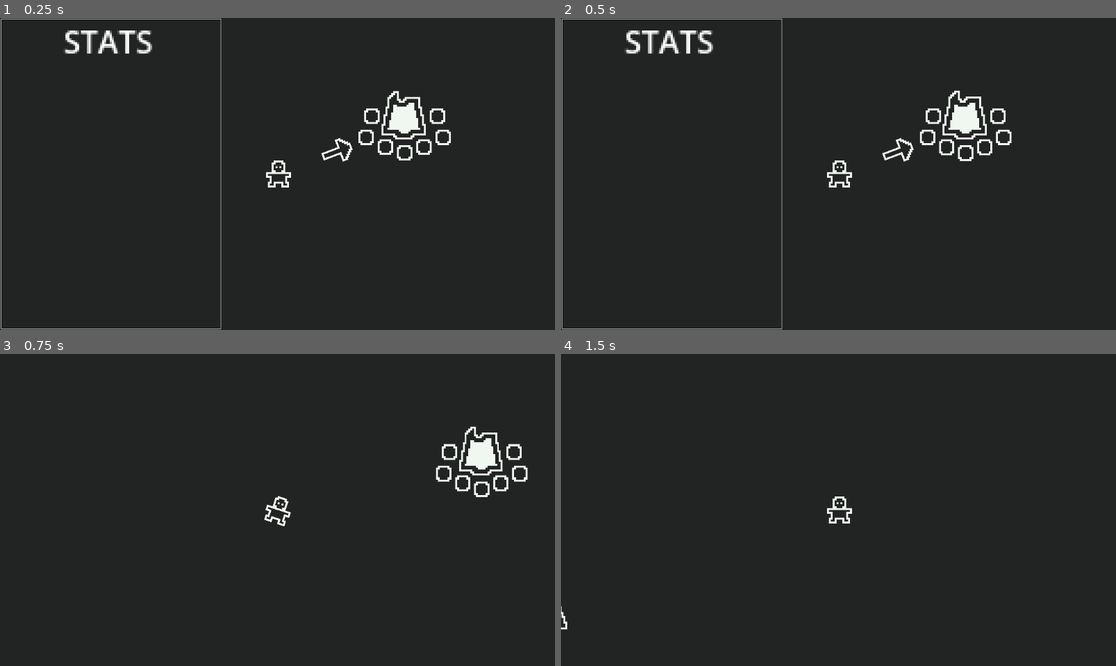
Above: before the commit, frames 1-4 (two rows, left to right).
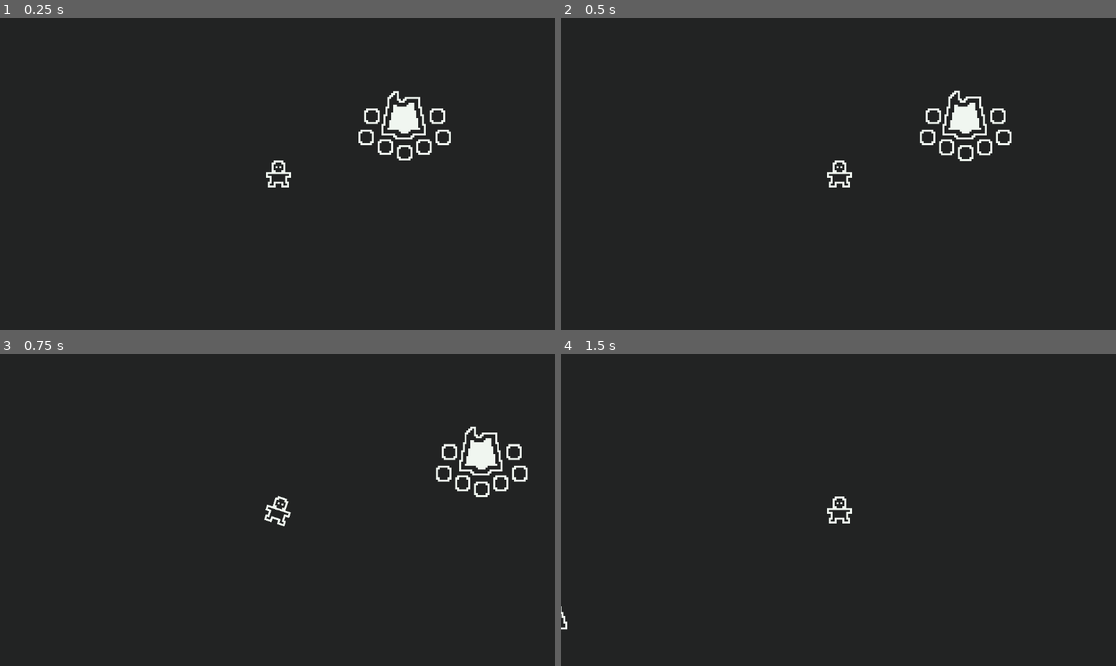
Above: after the commit, the same moments.

Repository: ArthurNaue/survival
Game: Godot game, scene res://scenes/world/root/world.tscn
Same seed, same stepped clock (60 frames per second), same inputs: the game is played once before the commit and once after it.
Inputs (mouse positions are in pixels of both pictures, inside the frame that each line leads up to):
- Up to frame 1 (0.25 s): no input
- Up to frame 2 (0.5 s): no input
- Up to frame 3 (0.75 s): move the mouse to (399, 494) at 0.52 s; hold A (A) from 0.53 s (still down)
- Up to frame 4 (1.5 s): tap D (D) at 0.8, 1.35 s; move the mouse to (727, 525) at 1.27 s; release A (A) at 1.28 s

The runs differ from the first frame. In frame 1, 1.3% of the frame differs, in the area x 0-64%, y 0-100%; in frame 2, 1.3%; in frame 3, nothing differs; in frame 4, nothing differs.

Commit message:
adicionei um shader que forca as cores a se adaptarem a paleta

Diff:
--- /dev/null
+++ b/assets/shaders/adaptColorPallete/root/adaptColorPalleteShader.gdshader
@@ -0,0 +1,32 @@
+shader_type canvas_item;
+
+uniform sampler2D palette: filter_nearest;
+uniform sampler2D screen_texture: hint_screen_texture, filter_nearest;
+
+void fragment() {
+	float best_diff = 4.00;
+	ivec2 pal_size = textureSize(palette, 0);
+
+	// Palette row scan
+	for (int y = 0; y < pal_size.y; y += 1)
+	{
+		// Palette column scan
+		for (int x = 0; x < pal_size.x; x += 1)
+		{
+			vec3 scr_pix = texture(screen_texture, SCREEN_UV).rgb;
+			vec3 pal_pix = texelFetch(palette, ivec2(x, y), 0).rgb;
+
+			// Slightly faster than distance()
+			float this_diff = (
+				abs(scr_pix.r - pal_pix.r) +
+				abs(scr_pix.g - pal_pix.g) +
+				abs(scr_pix.b - pal_pix.b));
+
+			if (this_diff < best_diff)
+			{
+				best_diff = this_diff;
+				COLOR.rgb = pal_pix.rgb;
+			}
+		}
+	}
+}
--- a/scenes/entities/player/root/player.tscn
+++ b/scenes/entities/player/root/player.tscn
@@ -92,6 +92,7 @@
 shape = SubResource("RectangleShape2D_7l67m")
 
 [node name="gui" type="CanvasLayer" parent="."]
+visible = false
 
 [node name="inventoryRect" type="ColorRect" parent="gui"]
 offset_left = 2.0
--- a/scenes/world/root/world.tscn
+++ b/scenes/world/root/world.tscn
@@ -1,9 +1,15 @@
-[gd_scene load_steps=7 format=4 uid="uid://cuqhbkv4j2b1s"]
+[gd_scene load_steps=10 format=4 uid="uid://cuqhbkv4j2b1s"]
 
 [ext_resource type="PackedScene" uid="uid://brqvbt8euur7w" path="res://scenes/entities/player/root/player.tscn" id="1_orl44"]
 [ext_resource type="Script" path="res://scripts/world/root/world.gd" id="1_w3wjl"]
 [ext_resource type="PackedScene" uid="uid://bf6dnfpckiet0" path="res://scenes/world/campfire/root/campfire.tscn" id="3_4y18a"]
 [ext_resource type="Texture2D" uid="uid://cy2kk2fomrxuf" path="res://assets/images/tilemap/root/forest.png" id="3_2353t"]
+[ext_resource type="Shader" path="res://assets/shaders/adaptColorPallete/root/adaptColorPalleteShader.gdshader" id="5_0qmt5"]
+[ext_resource type="Texture2D" uid="uid://df6jn1bi6bye" path="res://assets/images/pallete/root/gameColorPallete.png" id="6_qahwo"]
+
+[sub_resource type="ShaderMaterial" id="ShaderMaterial_ad4y0"]
+shader = ExtResource("5_0qmt5")
+shader_parameter/palette = ExtResource("6_qahwo")
 
 [sub_resource type="TileSetAtlasSource" id="TileSetAtlasSource_hbgas"]
 texture = ExtResource("3_2353t")
@@ -25,10 +31,20 @@
 physics_layer_0/collision_mask = 2
 sources/0 = SubResource("TileSetAtlasSource_hbgas")
 
-[node name="world" type="Node2D" node_paths=PackedStringArray("resourceObjects", "constructionObjects") groups=["world"]]
+[node name="world" type="Node2D" node_paths=PackedStringArray("resourceObjects", "constructionObjects", "forceColorPalleteShader") groups=["world"]]
 script = ExtResource("1_w3wjl")
 resourceObjects = NodePath("resourceObjects")
 constructionObjects = NodePath("constructionObjects")
+forceColorPalleteShader = NodePath("forceColorPalleteShader")
+
+[node name="forceColorPalleteShader" type="ColorRect" parent="."]
+top_level = true
+material = SubResource("ShaderMaterial_ad4y0")
+offset_left = -1648.0
+offset_top = -51.0
+offset_right = -496.0
+offset_bottom = 597.0
+pivot_offset = Vector2(576, 324)
 
 [node name="TileMapLayer" type="TileMapLayer" parent="."]
 tile_map_data = PackedByteArray("AAD4/wAAAAAAAAAAAAD4/wEAAAAAAAAAAAD4/wIAAAAAAAAAAAD4/wMAAAAAAAAAAAD4/wQAAAAAAAAAAAD4/w …(23536 unchanged characters)…
@@ -39,6 +55,7 @@
 autostart = true
 
 [node name="campfire" parent="." instance=ExtResource("3_4y18a")]
+modulate = Color(1, 0, 1, 1)
 position = Vector2(482, 469)
 
 [node name="player" parent="." instance=ExtResource("1_orl44")]
--- a/scripts/managers/constructionManager/root/constructionManager.gd
+++ b/scripts/managers/constructionManager/root/constructionManager.gd
@@ -32,6 +32,8 @@
 var warningTextExists := false
 
 func _ready() -> void:
+	constructionObjectColision.area_entered.connect(_unable_to_build)
+	constructionObjectColision.area_exited.connect(_able_to_build)
 	add_child(constructionSprite)
 	add_child(tutorialText)
 	add_child(constructionObjectColision)
@@ -67,8 +69,6 @@
 	tutorialText.size = Vector2(150, 50)
 	tutorialText.scale = Vector2(0.25, 0.25)
 	constructionObjectColision.set_collision_mask_value(3, true)
-	constructionObjectColision.area_entered.connect(_unable_to_build)
-	constructionObjectColision.area_exited.connect(_able_to_build)
 	constructionObjectShapeColision.shape = RectangleShape2D.new()
 	constructionObjectShapeColision.shape.size = Vector2(32, 32)
 	constructionSprite.texture = object.sprite
--- a/scripts/world/root/world.gd
+++ b/scripts/world/root/world.gd
@@ -2,6 +2,11 @@
 
 @export var resourceObjects: Node2D
 @export var constructionObjects: Node2D
+@export var forceColorPalleteShader: ColorRect
+
+func _process(_delta: float) -> void:
+	forceColorPalleteShader.global_position.x = PlayerManager.get_player().global_position.x - 576
+	forceColorPalleteShader.global_position.y = PlayerManager.get_player().global_position.y - 324
 
 func _on_spawn_resource_object_timer_timeout() -> void:
 	WorldManager.spawn_resource_object()
Binary file added: assets/images/pallete/root/gameColorPallete.png
Not shown, added: assets/images/pallete/root/gameColorPallete.png.import
